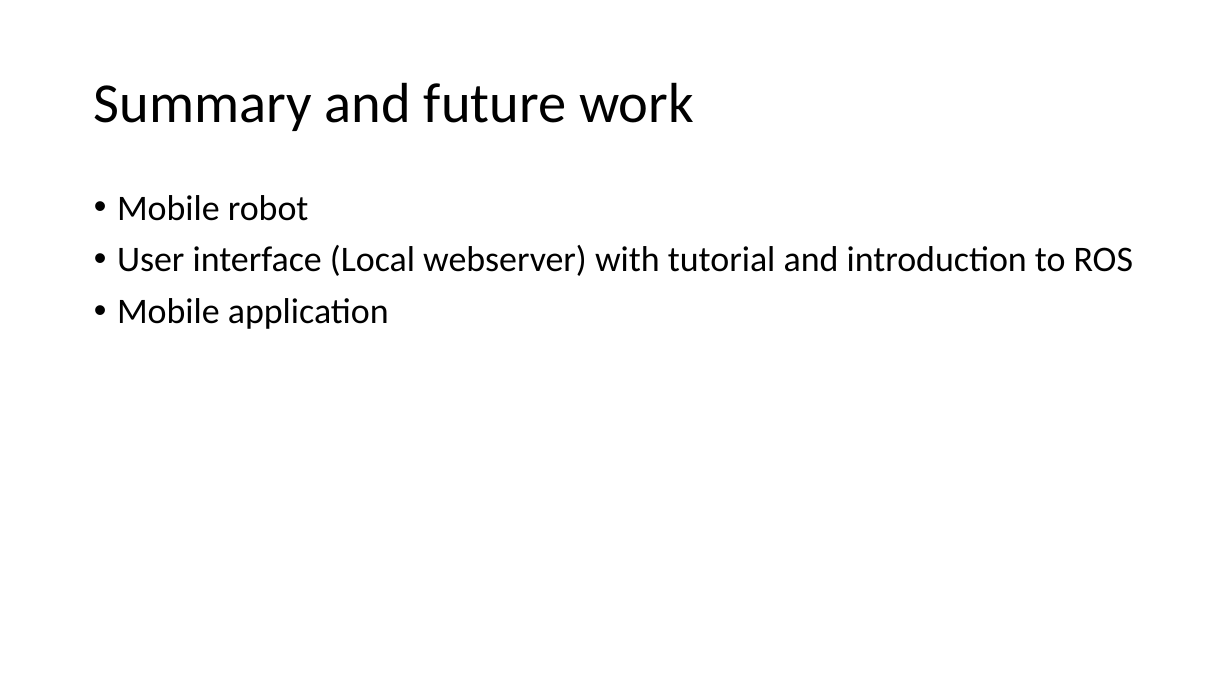
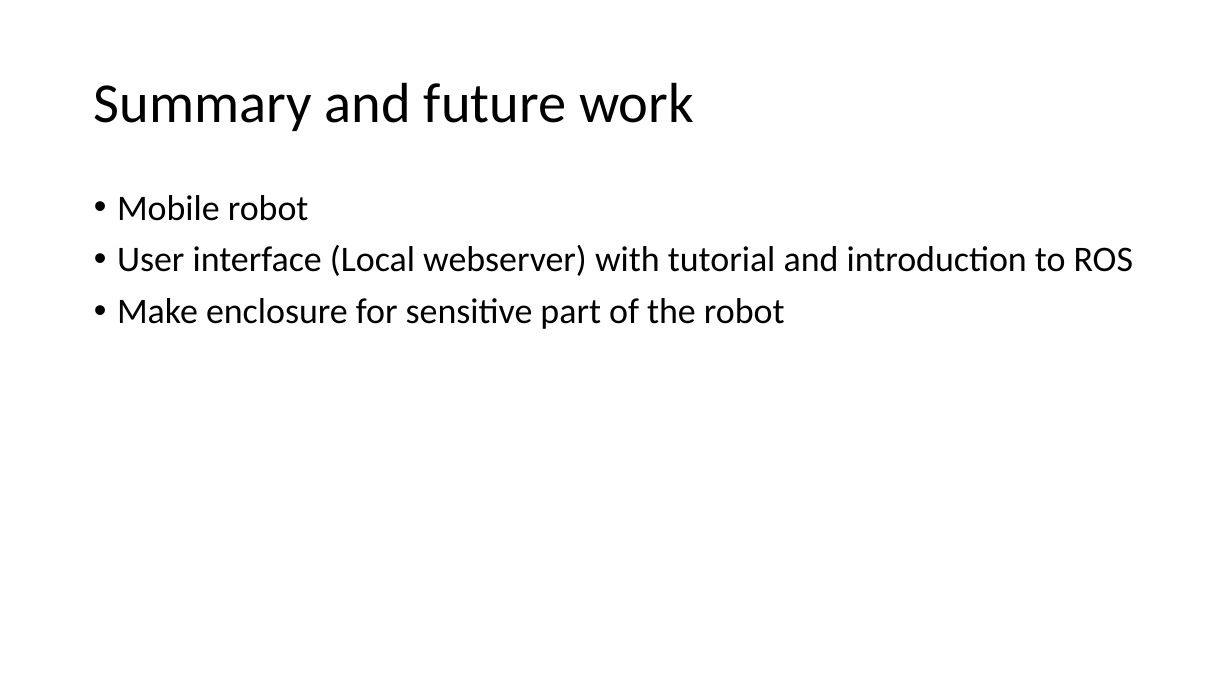
Before and after one commit to MarlonG21/MobileRobotRos_finalYearProject, a slide deck: slide 10 of MajorProject/majorProjectPresentation.pptx (slide 11 before the commit). Drawn at 1232x693 pixels with LibreOffice and Linux fonts; fonts in the diff are those of the drawing. Boxes give left, top, right and bottom in pixels: in the first picture for what was removed or moved away, otherwise in the second. Text is boxed around its words. In the diff, an @@ line names an element or a change of style, - is before the commit and + after.

```diff
--- a/MajorProject/majorProjectPresentation.pptx
+++ b/MajorProject/majorProjectPresentation.pptx
@@ text at box(117, 298, 785, 329): text changed @@
-• Mobile application
+• Make enclosure for sensitive part of the robot
```
Also in this commit, not shown: 4 other slides changed, 2 slides added, 3 slides removed, 16 other files.
